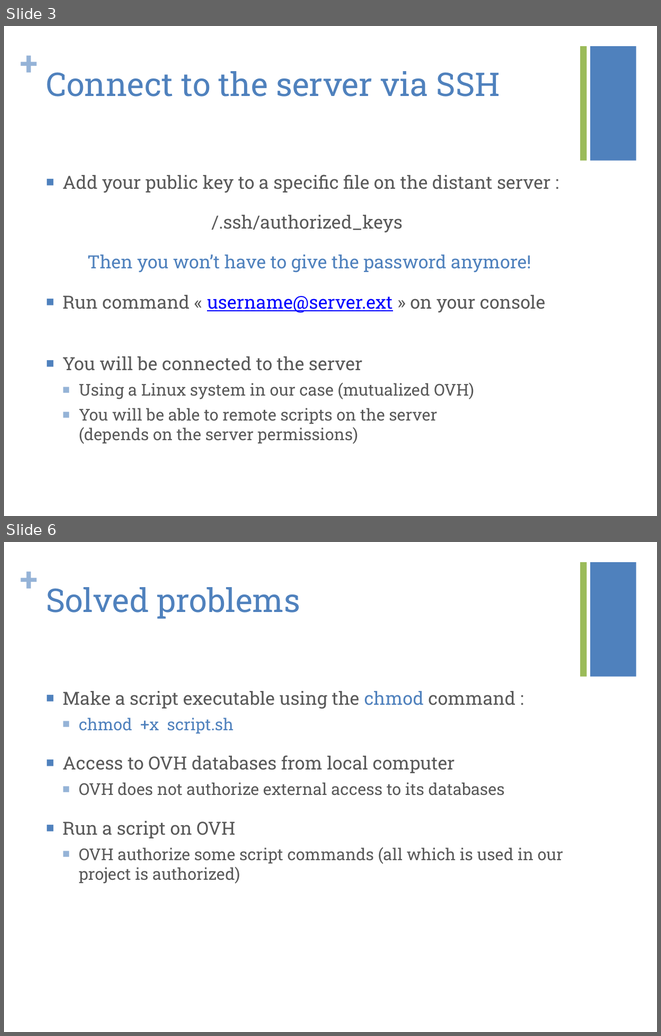
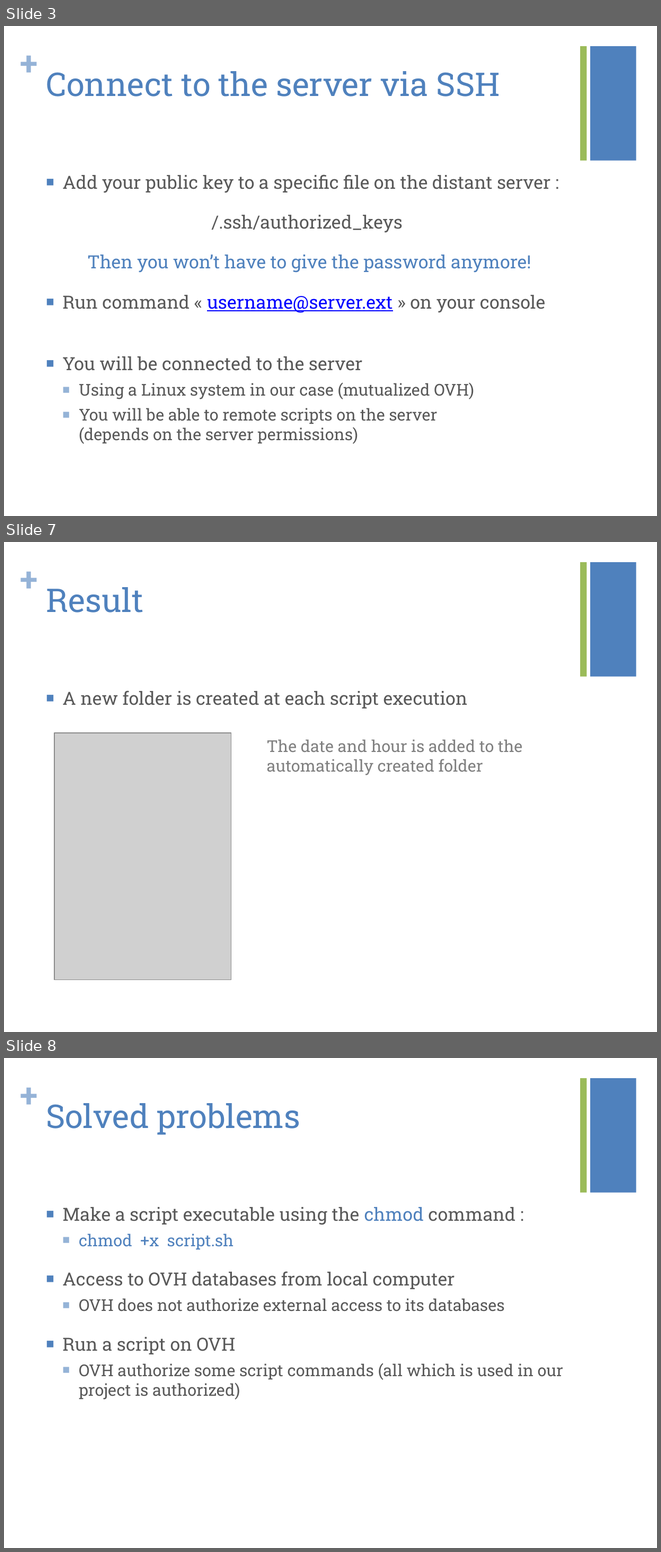
Before and after one commit to kiago/isepse2014, a slide deck: alain.de-christen/05-PresentationPPT/FTP-SQL-Backup-Presentation.pptx. Shown one above the other, each under a label of ours: slides 3 and 6 before the commit, slides 3, 7 and 8 after it; the slides between them are not shown. The pictures are 661x1036 and 661x1552 pixels, drawn with LibreOffice and Linux fonts; fonts in the diff are those of the drawing; grey boxes stand for pictures. Boxes give left, top, right and bottom in pixels: in the first picture for what was removed or moved away, otherwise in the second. Text is boxed around its words. In the diff, an @@ line names an element or a change of style, - is before the commit and + after.

```diff
--- a/alain.de-christen/05-PresentationPPT/FTP-SQL-Backup-Presentation.pptx
+++ b/alain.de-christen/05-PresentationPPT/FTP-SQL-Backup-Presentation.pptx
@@ slide 7 added at (4,542,657,1032), background #FFFFFF; not listed: 3 template elements that a slide beside it also shows @@
@@ title added at (46,587,143,612), 36 pt, text #4F81BD @@
+Result
@@ text added at (62,690,468,708), 20 pt, text #595959 @@
+■ A new folder is created at each script execution
@@ picture added at (54,733,231,979) @@
@@ text added at (267,739,522,775), 18 pt, text #808080 @@
+The date and hour is added to the automatically created folder
@@ what was slide 6 is now slide 8 @@
```
Also in this commit, not shown: 1 slide changed, 2 other slides added, 1 other file.
